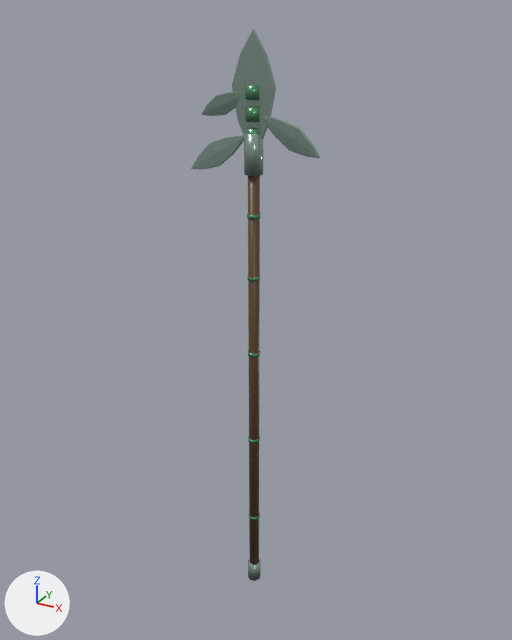
Before and after pictures for a commit that changed the FBX model assets-source/original-models/elven-branched-spear/elven-branched-spear-thorn.fbx.
One viewpoint serves both versions: a 50 mm lens placed at (1.53, -2.77, 2.09), pointed at (-0.04, 0.09, 0.66). Every picture has the same lights, and +X, +Y and +Z are marked at lower left. The picture after the commit comes second. Where no turn or scale is listed for an object, it has been applied to the vertices.

In view in the first picture: 'ElvenBranchedSpearThornBranchLeftHigh', 'ElvenBranchedSpearThornBranchLeftHighCollar', 'ElvenBranchedSpearThornBranchLeftLow', 'ElvenBranchedSpearThornBranchLeftLowCollar', 'ElvenBranchedSpearThornBranchRightMid', 'ElvenBranchedSpearThornBranchRightMidCollar', 'ElvenBranchedSpearThornButtCap', 'ElvenBranchedSpearThornCentralLeaf', 'ElvenBranchedSpearThornHeadCollar', 'ElvenBranchedSpearThornInlayBand04', 'ElvenBranchedSpearThornShaft' and 3 more.
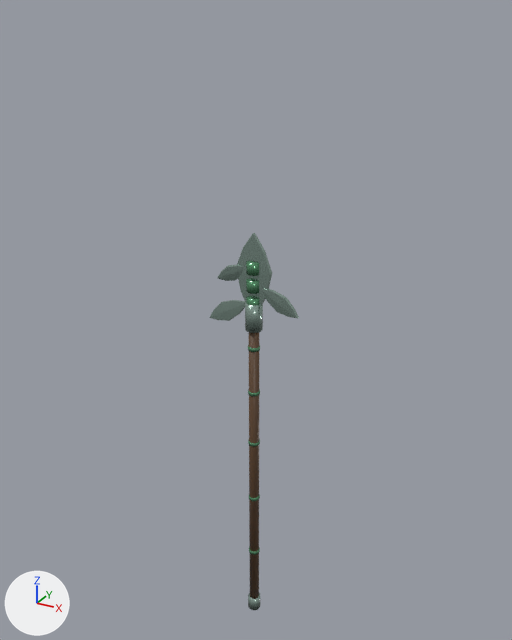
Edits to the bpy script that builds the scene:
```text
Change me_cylinder_010:
    remove me_cylinder_010.from_pydata(...)  # 40 vertices, 22 faces; spans x -0.03..0.03, y -0.03..0.03, z -1.17..1.17
    add me_cylinder_010.from_pydata(...)  # 40 vertices, 22 faces; spans x -0.03..0.03, y -0.03..0.03, z -0.94..0.94
    me_cylinder_010 part 3: the whole mesh is scaled about its middle by (1, 1, 0.8)
Change me_elvenbranchedspearthorncentralleafmesh_001:
    remove me_elvenbranchedspearthorncentralleafmesh_001.from_pydata(...)  # 82 vertices, 88 faces; spans x -0.105..0.105, y -0.014..0.014, z 0.002..0.539
    add me_elvenbranchedspearthorncentralleafmesh_001.from_pydata(...)  # 82 vertices, 88 faces; spans x -0.094..0.094, y -0.014..0.014, z 0.002..0.439
    me_elvenbranchedspearthorncentralleafmesh_001 part 5: the whole mesh is scaled about the mesh origin by (0.903, 1, 0.813)
Change me_elvenbranchedspearthornbranchlefthighmesh_001:
    remove me_elvenbranchedspearthornbranchlefthighmesh_001.from_pydata(...)  # 66 vertices, 72 faces; spans x -0.224..0.0, y -0.044..0.006, z -0.109..0.001
    add me_elvenbranchedspearthornbranchlefthighmesh_001.from_pydata(...)  # 82 vertices, 88 faces; spans x -0.171..0.0, y -0.035..0.006, z -0.086..0.003
    me_elvenbranchedspearthornbranchlefthighmesh_001 part 1: 57 vertices removed from x -0.224..-0.003, y -0.044..0.006, z -0.109..0.0; 73 vertices added at x -0.171..-0.002, y -0.035..0.006, z -0.086..0.003
Change me_elvenbranchedspearthornbranchleftlowmesh_001:
    remove me_elvenbranchedspearthornbranchleftlowmesh_001.from_pydata(...)  # 66 vertices, 72 faces; spans x -0.319..-0.001, y -0.007..0.031, z -0.184..0.0
    add me_elvenbranchedspearthornbranchleftlowmesh_001.from_pydata(...)  # 66 vertices, 72 faces; spans x -0.241..-0.001, y -0.007..0.026, z -0.14..0.0
    me_elvenbranchedspearthornbranchleftlowmesh_001 part 2: the whole mesh is multiplied about the mesh origin by the matrix ((0.789, 0.02, -0.06), (0.02, 0.999, -0.003), (-0.06, -0.003, 0.857))
Change me_elvenbranchedspearthornbranchrightmidmesh_001:
    remove me_elvenbranchedspearthornbranchrightmidmesh_001.from_pydata(...)  # 66 vertices, 72 faces; spans x 0.001..0.301, y -0.027..0.007, z -0.156..0.0
    add me_elvenbranchedspearthornbranchrightmidmesh_001.from_pydata(...)  # 66 vertices, 72 faces; spans x 0.001..0.221, y -0.022..0.007, z -0.119..0.0
    me_elvenbranchedspearthornbranchrightmidmesh_001 part 4: the whole mesh is multiplied about the mesh origin by the matrix ((0.766, 0.019, 0.063), (0.019, 1.0, 0.003), (0.063, 0.003, 0.854))
Change ob_elvenbranchedspearthornshaft:
    ob_elvenbranchedspearthornshaft.location: (0.0, 0.0, 0.37) -> (0.0, 0.0, -0.16)
Change ob_elvenbranchedspearthorncentralleaf:
    ob_elvenbranchedspearthorncentralleaf.location: (0.0, 0.0, 1.47) -> (0.0, 0.0, 0.7)
Change ob_elvenbranchedspearthornbranchlefthigh:
    ob_elvenbranchedspearthornbranchlefthigh.location: (-0.022, 0.004, 1.76) -> (-0.018, 0.004, 0.97)
Change ob_elvenbranchedspearthornbranchlefthighcollar:
    ob_elvenbranchedspearthornbranchlefthighcollar.location: (0.0, 0.0, 1.76) -> (0.0, 0.0, 0.97)
Change ob_elvenbranchedspearthornbranchleftlow:
    ob_elvenbranchedspearthornbranchleftlow.location: (-0.028, 0.0, 1.58) -> (-0.024, 0.0, 0.79)
Change ob_elvenbranchedspearthornbranchleftlowcollar:
    ob_elvenbranchedspearthornbranchleftlowcollar.location: (0.0, 0.0, 1.58) -> (0.0, 0.0, 0.79)
Change ob_elvenbranchedspearthornbuttcap:
    ob_elvenbranchedspearthornbuttcap.location: (0.0, 0.0, -0.86) -> (0.0, 0.0, -1.1)
Change ob_elvenbranchedspearthorninlayband04:
    ob_elvenbranchedspearthorninlayband04.location: (0.0, 0.0, 1.22) -> (0.0, 0.0, 0.55)
Change ob_elvenbranchedspearthornheadcollar:
    ob_elvenbranchedspearthornheadcollar.location: (0.0, 0.0, 1.5) -> (0.0, 0.0, 0.72)
Change ob_elvenbranchedspearthornbranchrightmidcollar:
    ob_elvenbranchedspearthornbranchrightmidcollar.location: (0.0, 0.0, 1.67) -> (0.0, 0.0, 0.88)
Change ob_elvenbranchedspearthornbranchrightmid:
    ob_elvenbranchedspearthornbranchrightmid.location: (0.028, 0.0, 1.67) -> (0.024, 0.0, 0.88)
```

Location of each change, [x1, y1, x2, y2] in pixels of the pictures (512 x 640 px):
'ElvenBranchedSpearThornShaft', moved, rescaled (15% narrower, 31% shorter)
    before: [248, 176, 260, 565]
    after: [249, 332, 259, 599]
'ElvenBranchedSpearThornCentralLeaf', moved, rescaled (20% narrower, 34% shorter)
    before: [232, 29, 276, 140]
    after: [237, 233, 272, 306]
'ElvenBranchedSpearThornBranchRightMid', reshaped, moved (36% narrower, 28% shorter)
    before: [263, 116, 321, 158]
    after: [262, 289, 299, 319]
'ElvenBranchedSpearThornBranchLeftLow', reshaped, moved (31% narrower, 37% shorter)
    before: [191, 135, 244, 169]
    after: [209, 300, 245, 321]
'ElvenBranchedSpearThornHeadCollar', moved
    before: [244, 132, 263, 176]
    after: [245, 302, 263, 333]
'ElvenBranchedSpearThornBranchLeftHigh', reshaped, moved (32% narrower, 35% shorter)
    before: [202, 91, 241, 116]
    after: [218, 265, 244, 281]
'ElvenBranchedSpearThornBranchLeftHighCollar', moved
    before: [245, 85, 259, 100]
    after: [246, 261, 259, 276]
'ElvenBranchedSpearThornBranchRightMidCollar', moved
    before: [245, 107, 259, 122]
    after: [246, 279, 259, 294]
'ElvenBranchedSpearThornButtCap', moved
    before: [248, 559, 261, 581]
    after: [248, 593, 260, 610]
'ElvenBranchedSpearThornBranchLeftLowCollar', moved
    before: [246, 128, 260, 134]
    after: [246, 297, 259, 306]
'ElvenBranchedSpearThornInlayBand04', moved
    before: [247, 213, 260, 219]
    after: [248, 345, 260, 352]
